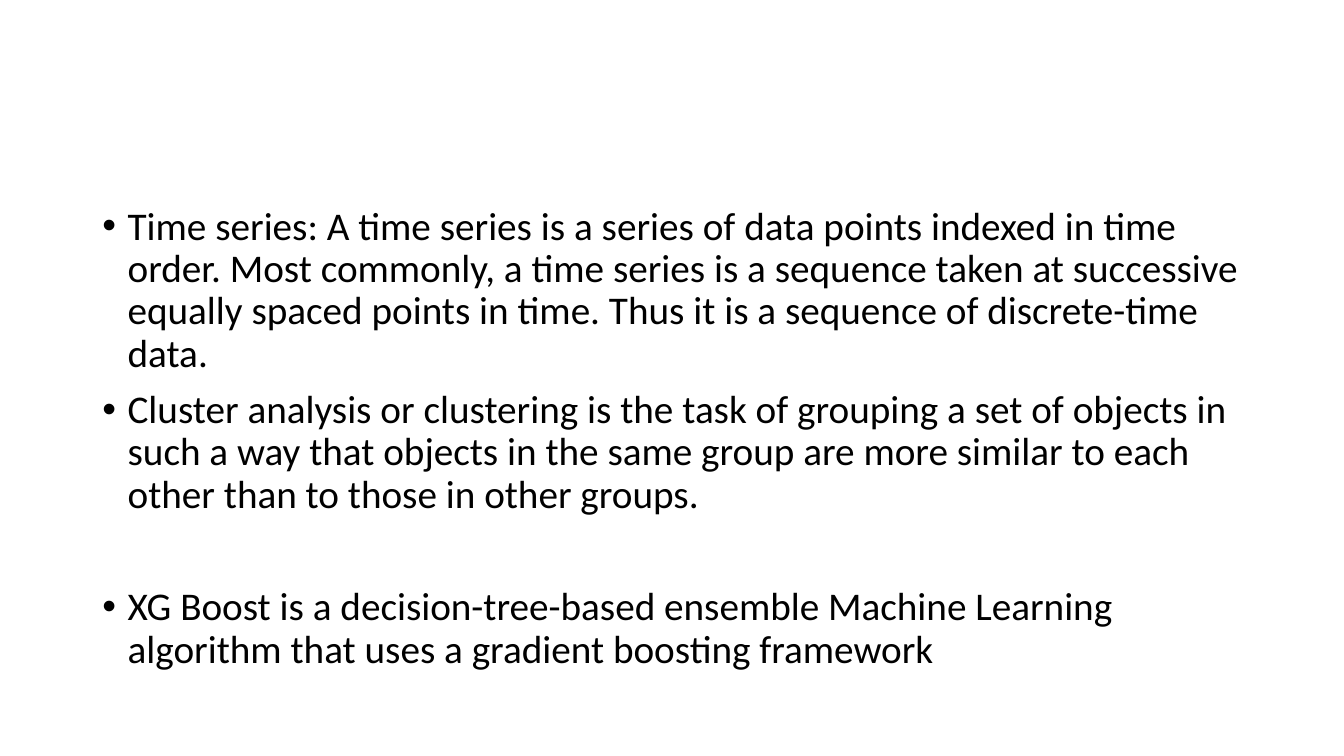
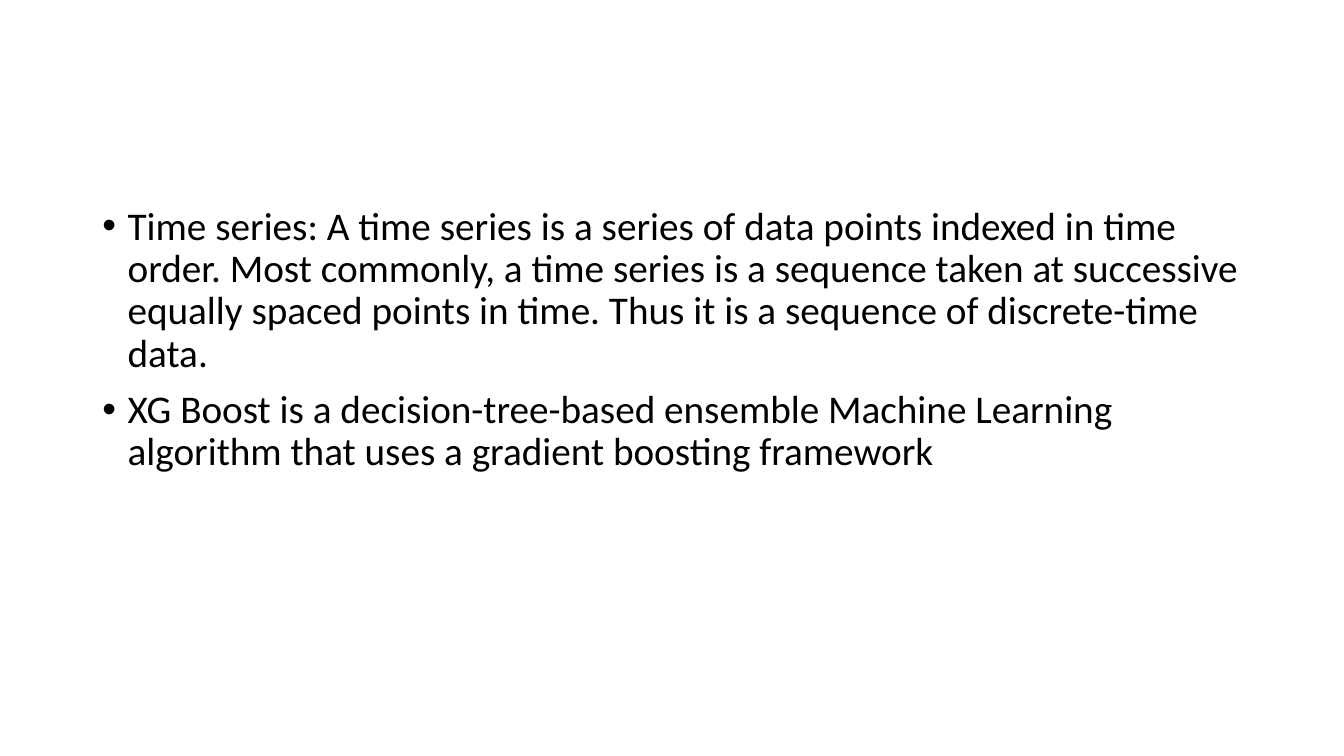
Before and after one commit to ogegulec/EC-48W-Summer-2019, a slide deck: slide 9 of FinalProjects/Group The Five Horsemen/dataexpreport.pptx (slide 8 before the commit). Drawn at 1344x756 pixels with LibreOffice and Linux fonts; fonts in the diff are those of the drawing. Boxes give left, top, right and bottom in pixels: in the first picture for what was removed or moved away, otherwise in the second. Text is boxed around its words. In the diff, an @@ line names an element or a change of style, - is before the commit and + after.

```diff
--- a/FinalProjects/Group The Five Horsemen/dataexpreport.pptx
+++ b/FinalProjects/Group The Five Horsemen/dataexpreport.pptx
@@ text at (128, 395, 1227, 515): paragraph removed @@
-• Cluster analysis or clustering is the task of grouping a set of objects in such a way that objects in the same group are more similar to each other than to those in other groups.
```
Also in this commit, not shown: 5 other slides changed, 1 slide added.
